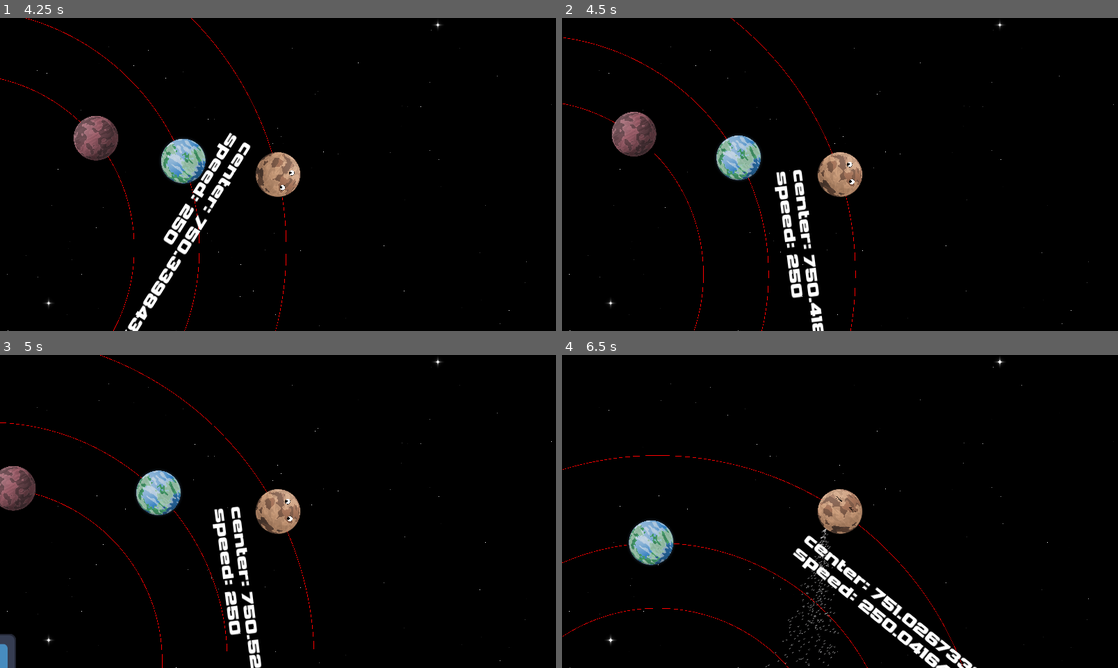
Above: before the commit, frames 1-4 (two rows, left to right).
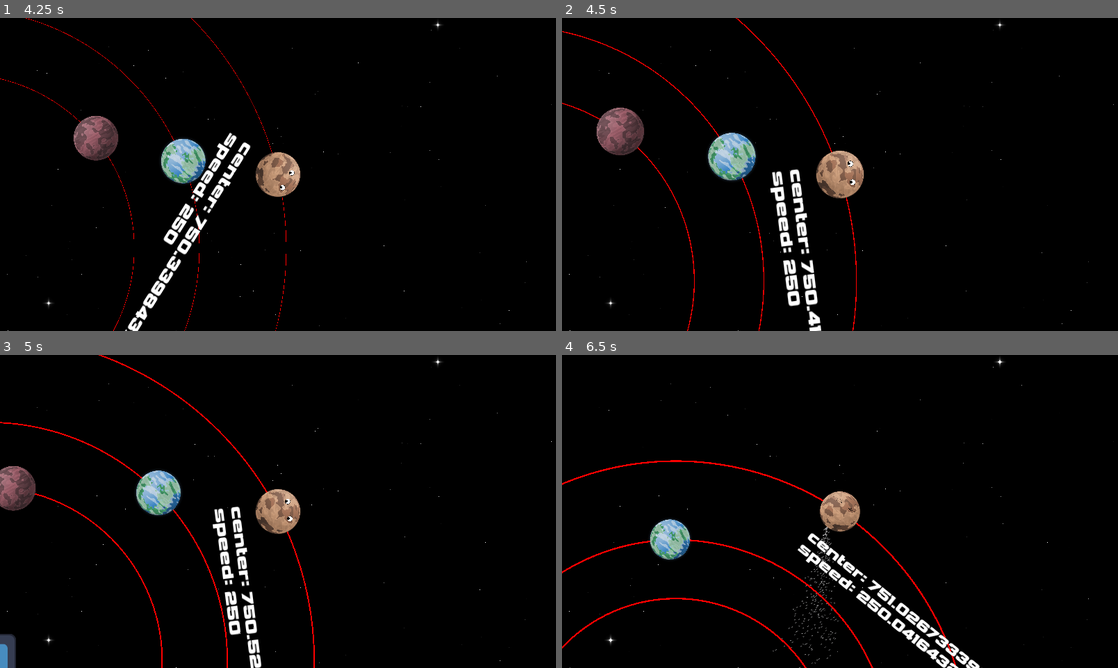
Above: after the commit, the same moments.

Repository: AnEvilPenguin/Pirate-Jam-16
Game: Godot game, scene res://Controllers/GameController/GameController.tscn
Same seed, same stepped clock (60 frames per second), same inputs: the game is played once before the commit and once after it. The engine's default icon, where the game draws it, is replaced by a stand-in: a white triangle on a blue panel in a dark square.
Inputs (mouse positions are in pixels of both pictures, inside the frame that each line leads up to):
- Up to frame 1 (4.25 s): click "NEW GAME" at 0.5 s; click "Next -->" at 1.25 s; click "<-- Previous" at 2 s; click "Next -->" at 2.75 s; click "Finish" at 3.5 s
- Up to frame 2 (4.5 s): tap Enter (ui_accept) at 4.25 s; move the mouse to (962, 158) at 4.27 s; hold Right (ui_right) from 4.28 s (still down); tap Mouse wheel up (zoom_in, bound only after the commit) at 4.35 s
- Up to frame 3 (5 s): keep holding Right (ui_right); tap Enter (ui_accept) at 4.52 s; tap Mouse wheel down (zoom_out, bound only after the commit) at 4.55 s
- Up to frame 4 (6.5 s): move the mouse to (728, 527) at 5.02 s; tap Mouse wheel down (zoom_out, bound only after the commit) at 5.1, 6.05 s; tap Enter (ui_accept) at 5.27 s; tap Mouse wheel up (zoom_in, bound only after the commit) at 5.3 s; move the mouse to (895, 442) at 5.77 s; release Right (ui_right) at 5.78 s; hold Left (ui_left) from 5.78 s (still down); hold Space (add_momentum) from 5.78 s (still down)

Frame 1 is identical in both runs. In frame 2, 4.9% of the frame differs, in the area x 0-55%, y 0-100%; in frame 3, 0.5%; in frame 4, 5.7%, in the area x 0-76%, y 32-100%.

Commit message:
feat: zoom

Diff:
--- /dev/null
+++ b/Scenes/Planets/Pluto/camera_zoom.gd
@@ -0,0 +1,29 @@
+extends Camera2D
+
+@export
+var zoomFactor = 0.1
+
+@export
+var zoomDuration = 0.2
+
+@export
+var minZoom = 0.1
+
+@export
+var maxZoom = 1.5
+
+
+func _unhandled_input(event):
+	if (Input.is_action_just_pressed("zoom_in")):
+		_set_zoom(zoomFactor)
+
+	if (Input.is_action_just_pressed("zoom_out")):
+		_set_zoom(-zoomFactor)
+
+func _set_zoom(value: float):
+	# x and y should be identical
+	var currentZoom = zoom.x
+	var zoomToBe = clamp(currentZoom + value, minZoom, maxZoom)
+
+	var tween = get_tree().create_tween()
+	tween.tween_property(self, "zoom", Vector2(zoomToBe, zoomToBe), zoomDuration).set_ease(Tween.EASE_IN_OUT)
--- a/Scenes/Planets/Pluto/pluto.tscn
+++ b/Scenes/Planets/Pluto/pluto.tscn
@@ -1,8 +1,9 @@
-[gd_scene load_steps=9 format=3 uid="uid://d0ojrocirr1jq"]
+[gd_scene load_steps=10 format=3 uid="uid://d0ojrocirr1jq"]
 
 [ext_resource type="Script" path="res://Scenes/Planets/Pluto/pluto.gd" id="1_4sphj"]
 [ext_resource type="Texture2D" uid="uid://dmb7nvxpy08jj" path="res://Assets/Planets/planet05.png" id="1_6x4n2"]
 [ext_resource type="PackedScene" uid="uid://dmb1oatxee3p6" path="res://Scenes/Components/orbit_line.tscn" id="3_6nla0"]
+[ext_resource type="Script" path="res://Scenes/Planets/Pluto/camera_zoom.gd" id="3_osriv"]
 [ext_resource type="PackedScene" uid="uid://cojbe203vb2nu" path="res://Scenes/Components/eye.tscn" id="3_p3eo1"]
 [ext_resource type="Theme" uid="uid://8bm6h4q8wu0e" path="res://UI/Themes/default_theme.tres" id="4_f81le"]
 [ext_resource type="Texture2D" uid="uid://ek0okogamstm" path="res://Assets/dirt_01_super_small.png" id="6_m2hwp"]
@@ -37,6 +38,7 @@
 
 [node name="Camera2D" type="Camera2D" parent="Node2D/Sprite2D"]
 process_callback = 0
+script = ExtResource("3_osriv")
 
 [node name="Face" type="Node2D" parent="Node2D/Sprite2D"]
 
@@ -71,6 +73,9 @@
 
 [node name="OrbitLine" parent="Node2D" instance=ExtResource("3_6nla0")]
 unique_name_in_owner = true
+distance = 0.0
+pointCount = 360.0
+centerPoint = Vector2(0, 0)
 
 [node name="MassEmitter" type="GPUParticles2D" parent="."]
 unique_name_in_owner = true
--- a/project.godot
+++ b/project.godot
@@ -42,6 +42,16 @@
 , Object(InputEventMouseButton,"resource_local_to_scene":false,"resource_name":"","device":-1,"window_id":0,"alt_presse …(249 unchanged characters)…
 ]
 }
+zoom_in={
+"deadzone": 0.5,
+"events": [Object(InputEventMouseButton,"resource_local_to_scene":false,"resource_name":"","device":-1,"window_id":0,"alt_pressed":false,"shift_pressed":false,"ctrl_pressed":false,"meta_pressed":false,"button_mask":0,"position":Vector2(0, 0),"global_position":Vector2(0, 0),"factor":1.0,"button_index":4,"canceled":false,"pressed":false,"double_click":false,"script":null)
+]
+}
+zoom_out={
+"deadzone": 0.5,
+"events": [Object(InputEventMouseButton,"resource_local_to_scene":false,"resource_name":"","device":-1,"window_id":0,"alt_pressed":false,"shift_pressed":false,"ctrl_pressed":false,"meta_pressed":false,"button_mask":0,"position":Vector2(0, 0),"global_position":Vector2(0, 0),"factor":1.0,"button_index":5,"canceled":false,"pressed":false,"double_click":false,"script":null)
+]
+}
 
 [physics]
 
